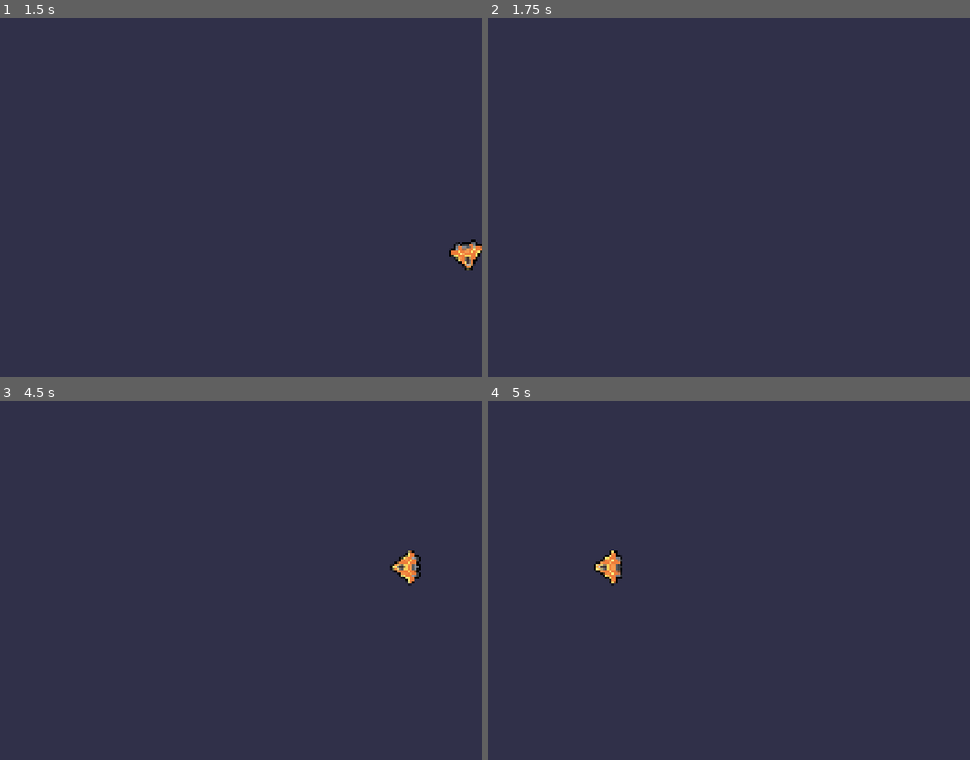
Above: before the commit, frames 1-4 (two rows, left to right).
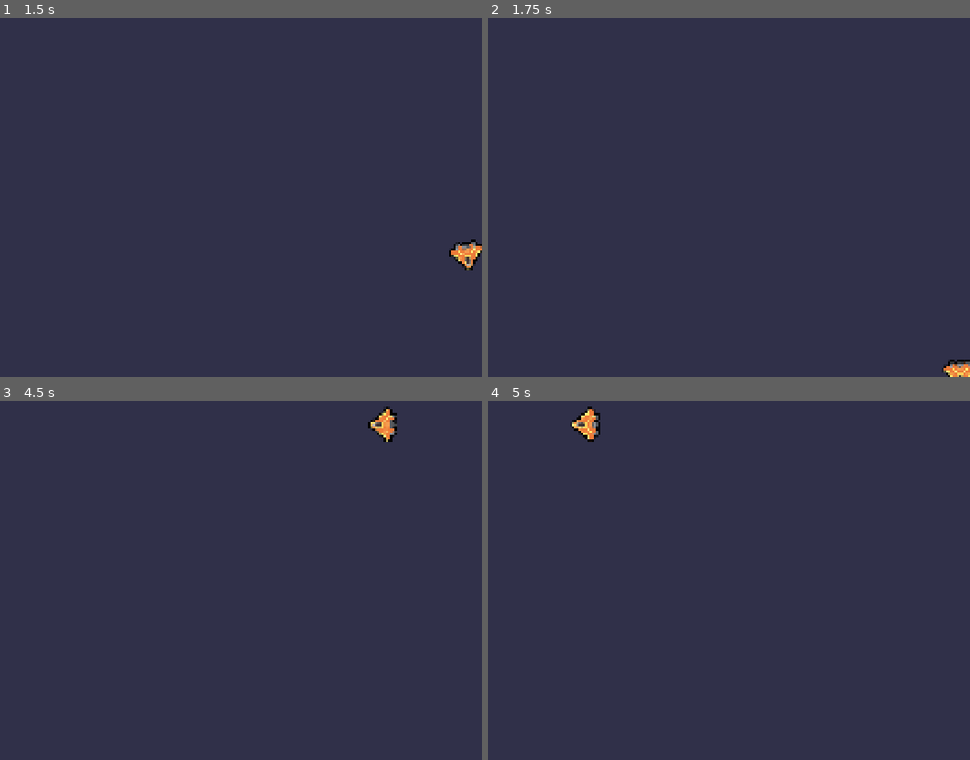
Above: after the commit, the same moments.

Repository: LivingTheThings/M4-To-Space-And-Beyond
Game: Godot game, scene res://lessons/ship.tscn
Two runs of this game, one before a commit and one after it. Both use one fixed random seed, a clock stepped at 60 frames per second and the inputs below.
Inputs (mouse positions are in pixels of both pictures, inside the frame that each line leads up to):
- Up to frame 1 (1.5 s): tap Enter at 0.5 s; move the mouse to (279, 150) at 0.52 s; hold D (move_right) 0.53-1.28 s; tap Space (boost) at 0.6 s; click (279, 150) at 0.67 s; move the mouse to (outside the picture) at 1.27 s; hold S (move_down) from 1.28 s (still down); tap Z at 1.35 s
- Up to frame 2 (1.75 s): keep holding S (move_down)
- Up to frame 3 (4.5 s): move the mouse to (187, 465) at 2.02 s; release S (move_down) at 2.03 s; hold D (move_right) 2.03-2.78 s; tap Space (boost) at 2.1, 2.75, 3.6, 4.25 s; move the mouse to (81, 637) at 2.77 s; hold W (move_up) 2.78-3.53 s; tap Z at 2.85, 4.35 s; click (81, 637) at 2.92 s; tap Enter at 3.5 s; move the mouse to (337, 616) at 3.52 s; hold A (move_left) from 3.53 s (still down); move the mouse to (outside the picture) at 4.27 s
- Up to frame 4 (5 s): keep holding A (move_left)

Frame 1 is identical in both runs. In frame 2, 0.2% of the frame differs, in the area x 94-100%, y 95-100%; in frame 3, 0.7%; in frame 4, 0.7%, in the area x 17-28%, y 1-52%.

Commit message:
Save 11/4/2025

Diff:
--- a/M04.to_space_and_beyond_workbook/lessons/ship.tscn
+++ b/M04.to_space_and_beyond_workbook/lessons/ship.tscn
@@ -9,3 +9,5 @@
 script = ExtResource("2_d6uqs")
 
 [node name="Timer" type="Timer" parent="."]
+
+[connection signal="timeout" from="Timer" to="." method="_on_timer_timeout"]
--- /dev/null
+++ b/M04.to_space_and_beyond_workbook/lessons/space_level.tscn
@@ -0,0 +1,30 @@
+[gd_scene load_steps=5 format=3 uid="uid://ca7yleqes5ug7"]
+
+[ext_resource type="PackedScene" uid="uid://c4vp8u0lafnf3" path="res://lessons/ship.tscn" id="1_etm7e"]
+[ext_resource type="PackedScene" uid="uid://dgf54k70yiiff" path="res://assets/ship/main_thruster/main_thruster.tscn" id="2_4rc43"]
+[ext_resource type="PackedScene" uid="uid://bklom8bhpxg4h" path="res://assets/ship/side_thruster/side_thruster.tscn" id="3_dru4e"]
+[ext_resource type="PackedScene" uid="uid://bxfevggvxo634" path="res://assets/background/space_background.tscn" id="4_4rc43"]
+
+[node name="SpaceLevel" type="Node2D"]
+
+[node name="Sprite2D" parent="." instance=ExtResource("1_etm7e")]
+position = Vector2(927, 600)
+
+[node name="MainThruster" parent="Sprite2D" instance=ExtResource("2_4rc43")]
+position = Vector2(-35, -1)
+points = PackedVector2Array(0, 0, 33.333332, 0, 66.666664, 0)
+
+[node name="SideThruster" parent="Sprite2D" instance=ExtResource("3_dru4e")]
+position = Vector2(-44.000027, -21.999973)
+rotation = 1.8620157
+scale = Vector2(0.24346435, 0.25)
+
+[node name="SideThruster2" parent="Sprite2D" instance=ExtResource("3_dru4e")]
+position = Vector2(-43.999985, 20.000021)
+rotation = 1.3758352
+scale = Vector2(0.24178518, 0.25)
+
+[node name="Camera2D" type="Camera2D" parent="Sprite2D"]
+position_smoothing_enabled = true
+
+[node name="SpaceBackground" parent="." instance=ExtResource("4_4rc43")]
